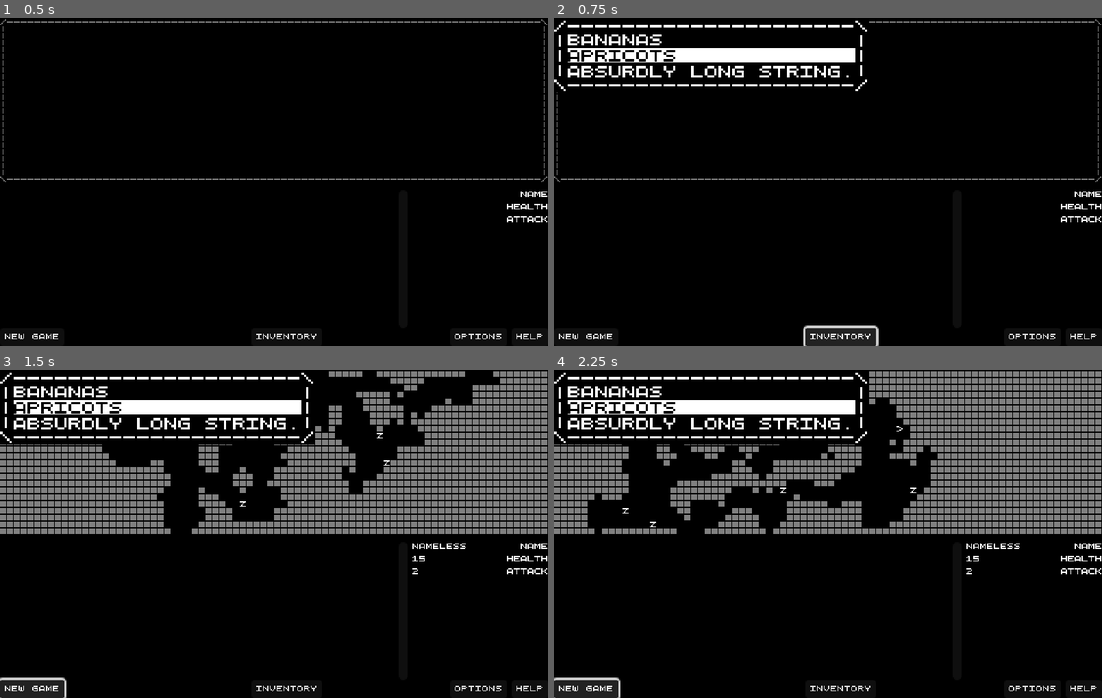
Above: before the commit, frames 1-4 (two rows, left to right).
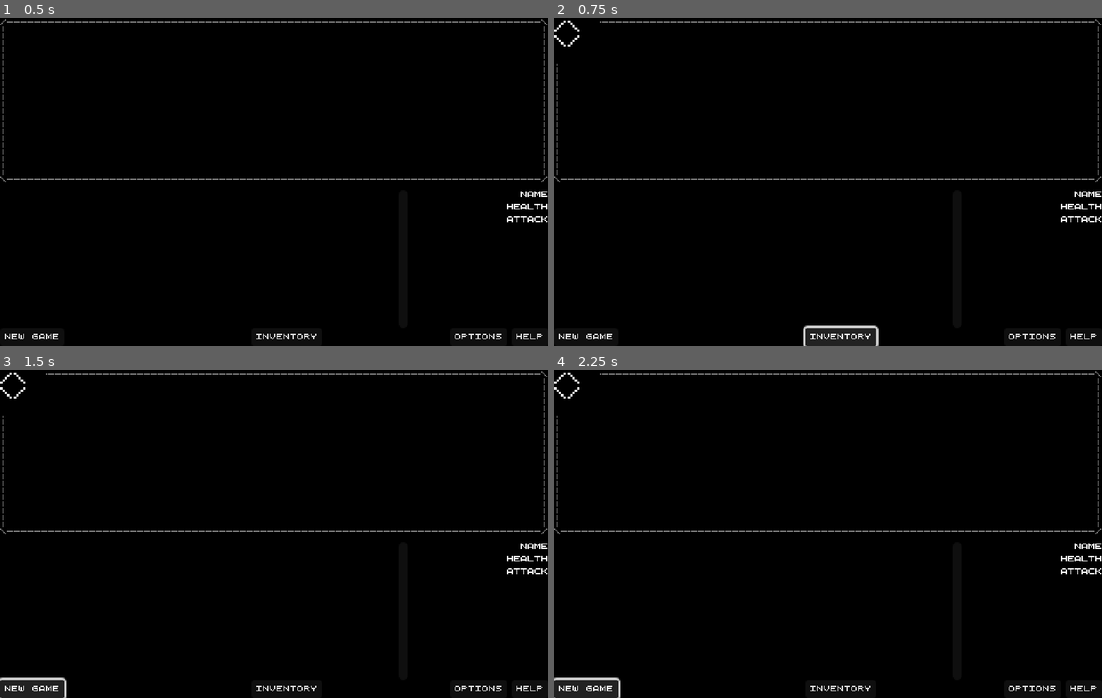
Above: after the commit, the same moments.

Repository: k4gi/7drl2023
Game: Godot game, scene res://Game.tscn
Same seed, same stepped clock (60 frames per second), same inputs: the game is played once before the commit and once after it.
Inputs (mouse positions are in pixels of both pictures, inside the frame that each line leads up to):
- Up to frame 1 (0.5 s): no input
- Up to frame 2 (0.75 s): click "Inventory" at 0.5 s
- Up to frame 3 (1.5 s): click (32, 688) at 1.25 s, where only the run before the commit has a clickable "New Game"
- Up to frame 4 (2.25 s): click (586, 688) at 2 s, where only the run before the commit has a clickable "New Game"

Frame 1 is identical in both runs. In frame 2, 4.0% of the frame differs, in the area x 0-58%, y 0-23%; in frame 3, 23%, in the area x 0-100%, y 0-63%; in frame 4, 23%.

Commit message:
inventory and equipment done ! how exciting

Diff:
--- a/Character.gd
+++ b/Character.gd
@@ -3,6 +3,7 @@
 
 signal attempt_move_to(pos: Vector2)
 signal attempt_action_at(pos: Vector2)
+signal open_inventory()
 
 
 const FOREGROUND_COLOUR = Color.WHITE
@@ -45,6 +46,9 @@
 			is_active = false
 			emit_signal( "attempt_action_at", get_position() )
 
+		elif event.is_action_pressed("move_inventory"):
+			emit_signal( "open_inventory" )
+
 
 func move_to(pos: Vector2):
 	set_position(pos)
--- a/Data.gd
+++ b/Data.gd
@@ -2,9 +2,10 @@
 
 
 const ITEM_LIST = {
-	"money": { "name": "money", "char": "$", "value": 1, "equip": false, "interact": false },
+	"money": { "name": "money", "char": "$", "interact": false, "value": 1, "equip": null,  },
 	"stair": { "name": "staircase", "char": ">", "interact": true },
-	"sword": { "name": "sword", "char": "T", "value": 2, "equip": true, "interact": false }
+	"sword": { "name": "sword", "char": "T", "interact": false, "value": 2, "equip": "weapon", "effect": {"attack": 2} },
+	"knife": { "name": "knife", "char": "I", "interact": false, "value": 1, "equip": "weapon", "effect": {"attack": 1} },
 }
 
 
--- a/Game.gd
+++ b/Game.gd
@@ -67,8 +67,6 @@
 	remove_squares_close_to(empty_map_squares, character_position)
 
 	#one staircase
-	#hmm. how to represent a staircase.
-	#like an item i suppose.
 	random_square = random.randi() % empty_map_squares.size()
 	spawn_item(empty_map_squares[random_square], "stair")
 	empty_map_squares.remove_at(random_square)
@@ -78,6 +76,22 @@
 		random_square  = random.randi() % empty_map_squares.size()
 		spawn_enemy(empty_map_squares[random_square])
 		empty_map_squares.remove_at(random_square)
+
+	#ten coins, let's say
+	for ten_times in range(0,10):
+		random_square = random.randi() % empty_map_squares.size()
+		spawn_item(empty_map_squares[random_square], "money")
+		empty_map_squares.remove_at(random_square)
+
+	#and a sword
+	random_square = random.randi() % empty_map_squares.size()
+	spawn_item(empty_map_squares[random_square], "sword")
+	empty_map_squares.remove_at(random_square)
+
+	#and a knife
+	random_square = random.randi() % empty_map_squares.size()
+	spawn_item(empty_map_squares[random_square], "knife")
+	empty_map_squares.remove_at(random_square)
 
 
 func remove_squares_close_to(map_squares, grid_pos, distance:=10):
@@ -95,6 +109,7 @@
 	new_character.set_position( $Map.map_to_local( grid_pos ) )
 	new_character.attempt_move_to.connect(_on_character_attempt_move_to)
 	new_character.attempt_action_at.connect(_on_character_attempt_action_at)
+	new_character.open_inventory.connect(_on_character_open_inventory)
 	Character = new_character
 	%Entities.add_child(new_character)
 
@@ -279,12 +294,25 @@
 
 func open_inventory():
 	var new_inventory = INVENTORY_PANEL.instantiate()
-	new_inventory.add_item("bananas")
-	new_inventory.add_item("apricots")
-	new_inventory.add_item("absurdly long string.")
-	new_inventory.select_item(2)
-	new_inventory.set_border()
+	new_inventory.update_equipment.connect(_on_inventory_panel_update_equipment)
+	new_inventory.finalise()
 	%Popups.add_child(new_inventory)
+	get_tree().set_pause(true)
+
+
+func _on_inventory_panel_update_equipment(new_item_id):
+	var slot_change = Data.ITEM_LIST[new_item_id]["equip"]
+
+	if State.character_equip[slot_change] != null:
+		for each_stat in Data.ITEM_LIST[ State.character_equip[slot_change] ]["effect"].keys():
+			State.character_stats[each_stat] -= Data.ITEM_LIST[ State.character_equip[slot_change] ]["effect"][each_stat]
+
+	State.character_equip[slot_change] = new_item_id
+	for each_stat in Data.ITEM_LIST[ new_item_id ]["effect"].keys():
+		State.character_stats[each_stat] += Data.ITEM_LIST[ new_item_id ]["effect"][each_stat]
+
+	add_message("You start using your %s" % Data.ITEM_LIST[new_item_id]["name"])
+	refresh_state()
 
 
 func _on_new_game_button_pressed():
@@ -295,6 +323,10 @@
 	open_inventory()
 
 
+func _on_character_open_inventory():
+	open_inventory()
+
+
 func _on_help_button_pressed():
 	pass # Replace with function body.
 
--- a/Game.tscn
+++ b/Game.tscn
@@ -147,6 +147,7 @@
 
 [node name="Popups" type="Control" parent="."]
 unique_name_in_owner = true
+process_mode = 2
 layout_mode = 3
 anchors_preset = 0
 
--- /dev/null
+++ b/InventoryEntry.gd
@@ -0,0 +1,4 @@
+extends Label
+
+
+var item_id
--- a/InventoryEntry.tscn
+++ b/InventoryEntry.tscn
@@ -1,10 +1,12 @@
-[gd_scene load_steps=2 format=3 uid="uid://bb0unb3k2bw1u"]
+[gd_scene load_steps=3 format=3 uid="uid://bb0unb3k2bw1u"]
 
-[ext_resource type="StyleBox" uid="uid://j1nkiy25jeka" path="res://StyleBoxWhite.tres" id="1_aqc20"]
+[ext_resource type="StyleBox" uid="uid://dv22r4fqy5k1v" path="res://StyleBoxBlack.tres" id="1_316j4"]
+[ext_resource type="Script" path="res://InventoryEntry.gd" id="2_p6ipw"]
 
 [node name="InventoryEntry" type="Label"]
 theme_override_colors/font_color = Color(1, 1, 1, 1)
 theme_override_constants/line_spacing = 0
 theme_override_font_sizes/font_size = 10
-theme_override_styles/normal = ExtResource("1_aqc20")
+theme_override_styles/normal = ExtResource("1_316j4")
 text = "empty_entry"
+script = ExtResource("2_p6ipw")
--- a/InventoryPanel.gd
+++ b/InventoryPanel.gd
@@ -1,4 +1,7 @@
 extends PanelContainer
+
+
+signal update_equipment(new_item_id)
 
 
 const INVENTORY_ENTRY = preload("res://InventoryEntry.tscn")
@@ -11,31 +14,68 @@
 
 var current_selection = 1
 
+var equipment_updated = null
+
 
 func _unhandled_input(event):
 	if event.is_action_pressed("move_up"):
 		current_selection -= 1
 		if current_selection < 1:
 			current_selection = border_height
-		select_item(current_selection)
+		select_item()
 	elif event.is_action_pressed("move_down"):
 		current_selection += 1
 		if current_selection > border_height:
 			current_selection = 1
-		select_item(current_selection)
+		select_item()
 	elif event.is_action_pressed("move_action"):
-		pass
+		var selected_item_id = $BorderText/HBox/VBoxEntries.get_child(current_selection).get("item_id")
+		if Data.ITEM_LIST[selected_item_id]["equip"] != null:
+			if State.character_equip[ Data.ITEM_LIST[selected_item_id]["equip"] ] != selected_item_id:
+				#State.character_equip[ Data.ITEM_LIST[selected_item_id]["equip"] ] = selected_item_id
+				print("trying to equip")
+				equipment_updated = selected_item_id
+
+		close_inventory()
 
 
-func add_item(item_name: String):
+func close_inventory():
+	get_tree().set_pause(false)
+	if equipment_updated != null:
+		emit_signal("update_equipment", equipment_updated)
+	get_parent().remove_child(self)
+	queue_free()
+
+
+func add_all_items():
+	for each_item_id in State.character_inventory.keys():
+		add_item( each_item_id )
+
+func add_item(item_id: String):
 	var new_entry = INVENTORY_ENTRY.instantiate()
-	new_entry.set_text(item_name)
+
+	var new_entry_text = "%d %s" % [State.character_inventory[item_id], Data.ITEM_LIST[item_id]["name"]]
+
+	if Data.ITEM_LIST[item_id]["equip"] != null:
+		if State.character_equip[ Data.ITEM_LIST[item_id]["equip"] ] == item_id:
+			new_entry_text += "(equipped)"
+		else:
+			new_entry_text += "(can equip)"
+
+	new_entry.set_text( new_entry_text )
+	new_entry.set("item_id", item_id)
 
 	border_height += 1
-	if item_name.length() > border_width:
-		border_width = item_name.length()
+	if new_entry_text.length() > border_width:
+		border_width = new_entry_text.length()
 
 	$BorderText/HBox/VBoxEntries.add_child(new_entry)
+
+
+func finalise():
+	add_all_items()
+	set_border()
+	select_item()
 
 
 func set_border():
@@ -62,10 +102,10 @@
 	$BorderText.set_text( border_text )
 
 
-func select_item(entry_number):
+func select_item():
 	for items in range(1, $BorderText/HBox/VBoxEntries.get_child_count()):
 		var current_entry = $BorderText/HBox/VBoxEntries.get_child(items)
-		if items == entry_number:
+		if items == current_selection:
 			current_entry.set("theme_override_colors/font_color", Color.BLACK)
 			current_entry.set("theme_override_styles/normal", STYLE_BOX_WHITE)
 		else:
--- a/State.gd
+++ b/State.gd
@@ -4,3 +4,5 @@
 var character_stats = {}
 
 var character_inventory = {}
+
+var character_equip = {"weapon": null, "armour": null}
